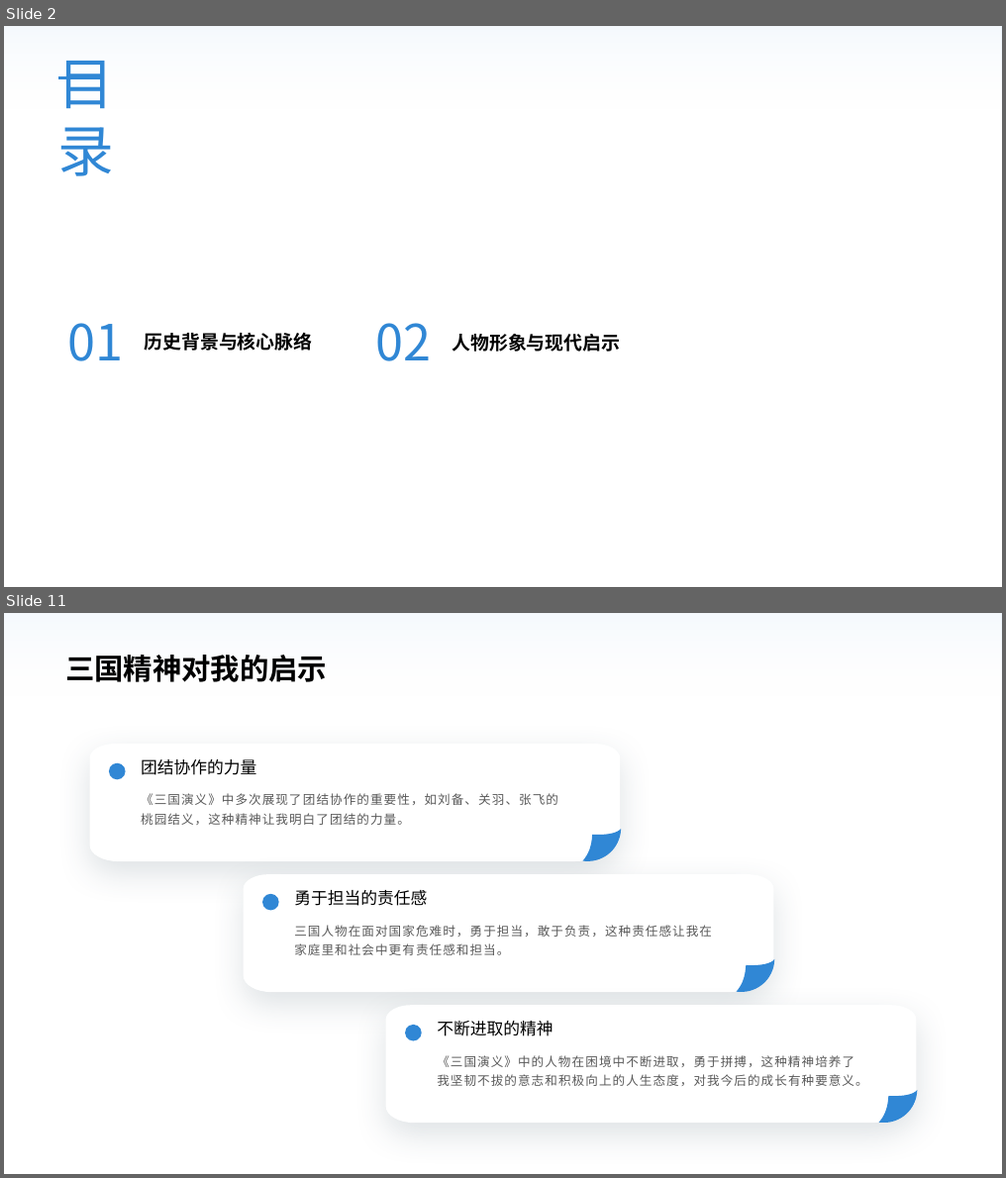
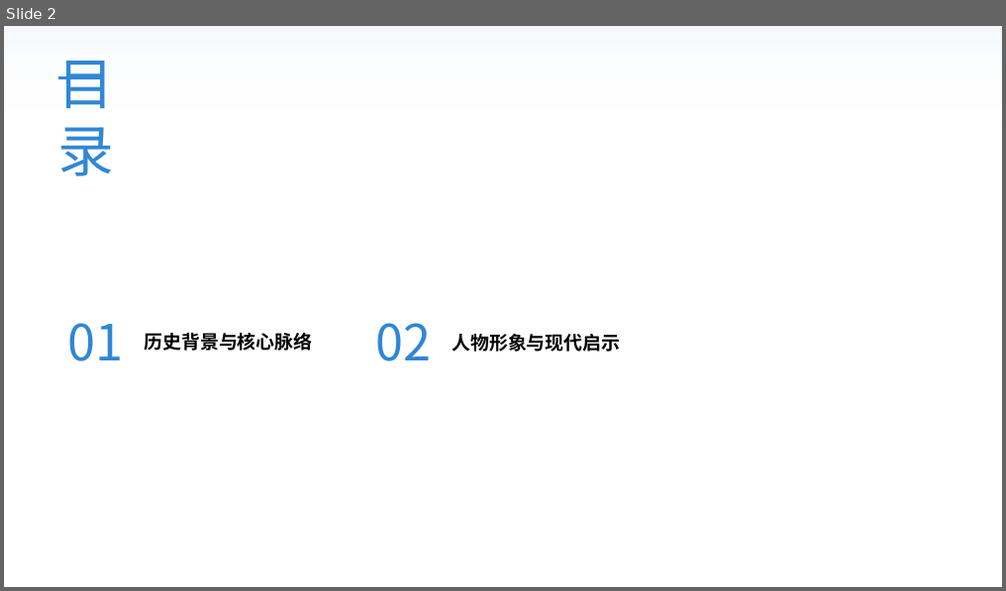
Before and after one commit to fefeding/pptx-parser, a slide deck: examples/3guo.pptx. Shown one above the other, each under a label of ours: slides 2 and 11 before the commit, slide 2 after it; the slides between them are not shown. The pictures are 1006x1178 and 1006x591 pixels, drawn with LibreOffice and Linux fonts; fonts in the diff are those of the drawing; background and template pictures are left out. Boxes give left, top, right and bottom in pixels: in the first picture for what was removed or moved away, otherwise in the second. Text is boxed around its words. In the diff, an @@ line names an element or a change of style, - is before the commit and + after.

```diff
--- a/examples/3guo.pptx
+++ b/examples/3guo.pptx
@@ slide 11 removed at <box>4,613,1002,1174</box>, background picture (left out); not listed: 1 template element that a slide beside it also shows @@
@@ text removed at <box>65,655,327,682</box> @@
-三国精神对我的启示
@@ group removed at <box>89,744,918,1125</box>: 6 freeform shapes, 6 texts, 3 ellipses @@
-团结协作的力量
-《三国演义》中多次展现了团结协作的重要性，如刘备、关羽、张飞的桃园结义，这种精神让我明白了团结的力量。
-勇于担当的责任感
-三国人物在面对国家危难时，勇于担当，敢于负责，这种责任感让我在家庭里和社会中更有责任感和担当。
-不断进取的精神
-《三国演义》中的人物在困境中不断进取，勇于拼搏，这种精神培养了我坚韧不拔的意志和积极向上的人生态度，对我今后的成长有种要意义。
```
Also in this commit, not shown: 9 other slides removed, 1 other file.
